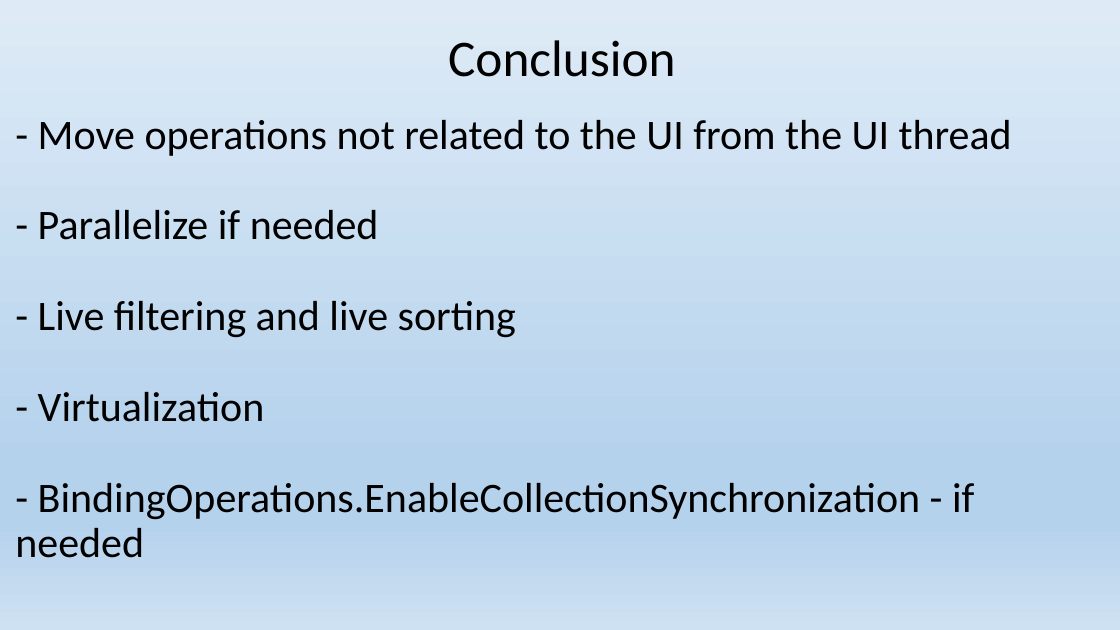
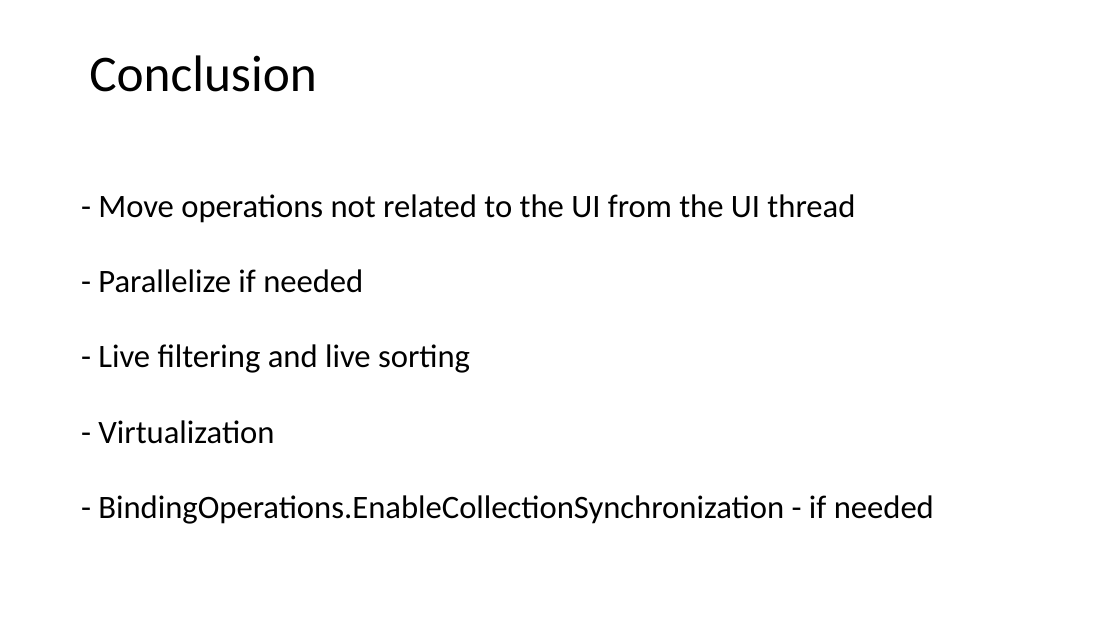
Before and after one commit to EPilyaev/WPFOptimizations, a slide deck: slide 28 of WPF Optimizations.pptx (slide 27 before the commit). Drawn at 1120x630 pixels with LibreOffice and Linux fonts; fonts in the diff are those of the drawing; background and template pictures are left out. Boxes give left, top, right and bottom in pixels: in the first picture for what was removed or moved away, otherwise in the second. Text is boxed around its words. In the diff, an @@ line names an element or a change of style, - is before the commit and + after.

Commit message:
Change presentation style to DA

```diff
--- a/WPF Optimizations.pptx
+++ b/WPF Optimizations.pptx
@@ background gradient #DEEBF7 to #B5D2EC to #CEE1F2 to #FFFFFF @@
@@ text "Conclusion": place and size @@
-text "Conclusion" at <box>448,40,676,77</box>
+text "Conclusion" at <box>89,55,317,92</box>
@@ title "- Move operations not related ...": place and size @@
-title "- Move operations not related ..." at <box>15,120,1012,558</box>
+title "- Move operations not related ..." at <box>98,194,934,524</box>
@@ title "- Move operations not related ..." at <box>98,194,934,524</box>: size 36 to 28 pt; line spacing 0.9 to 0.96; vertical alignment middle to top @@
```
Also in this commit, not shown: 27 other slides changed, 1 slide added.
